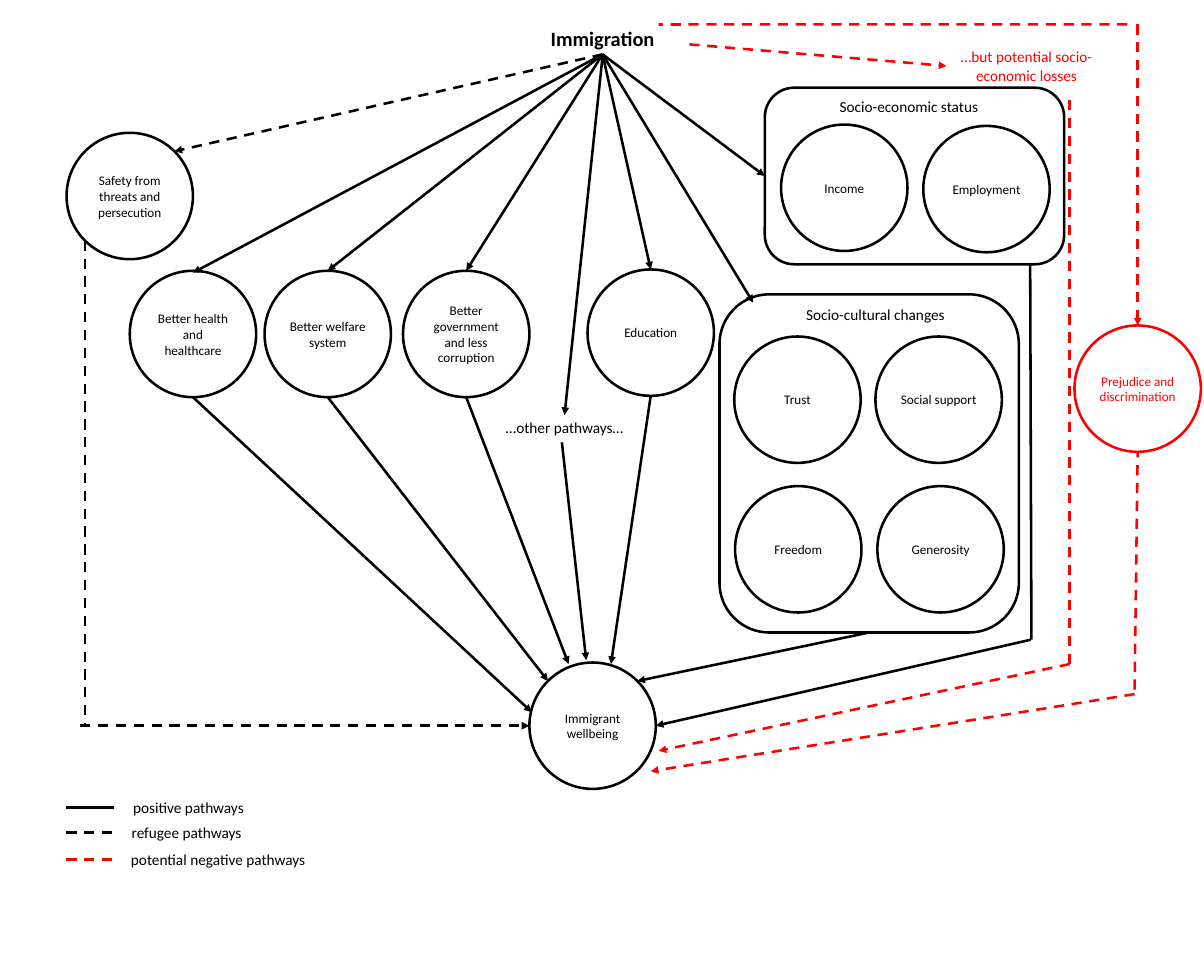
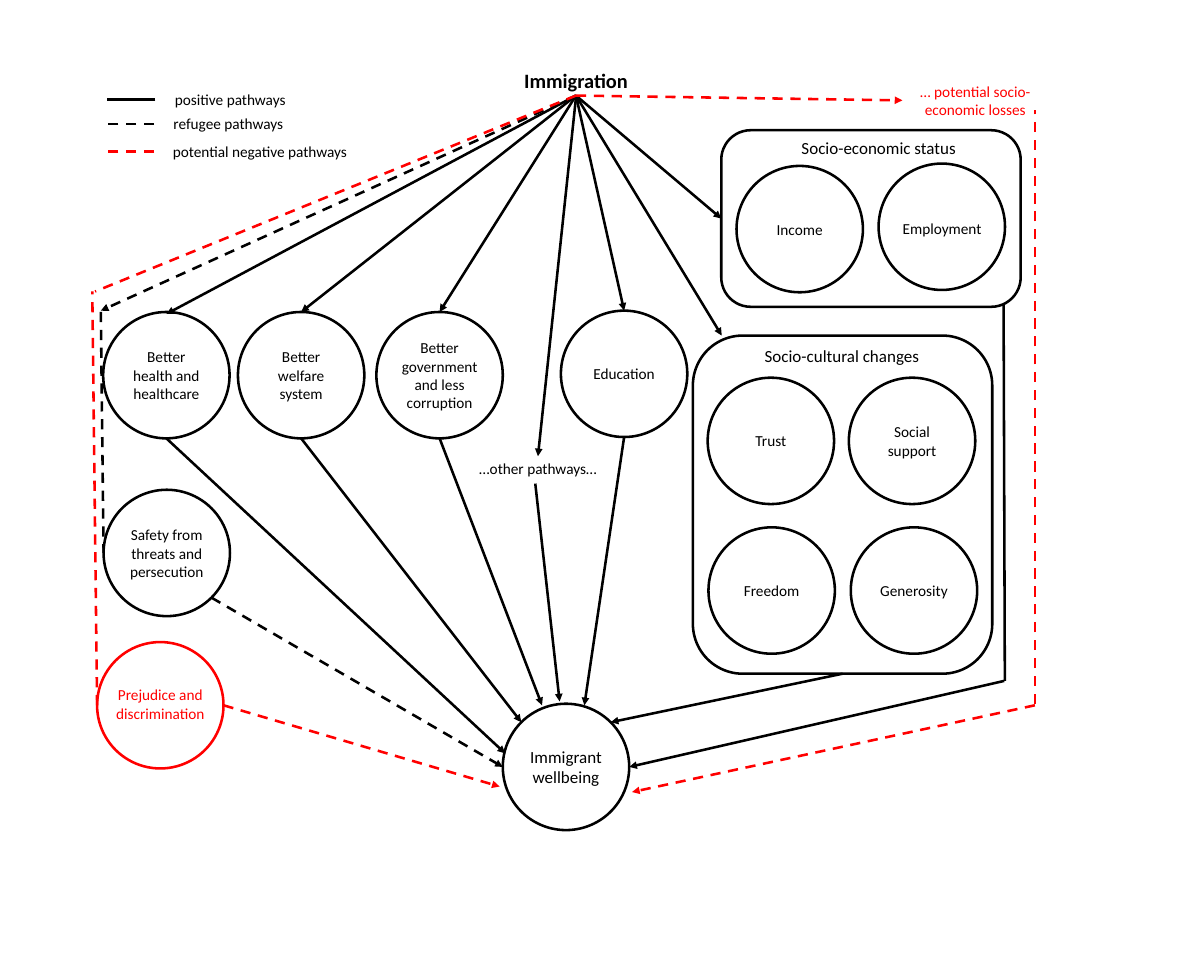
Before and after one commit to Happier-Lives-Institute/Shallow-Immigration-Report-For-FP, a slide deck: slide 3 of causalgraphs.pptx. Drawn at 1204x963 pixels with LibreOffice and Linux fonts; fonts in the diff are those of the drawing. Boxes give left, top, right and bottom in pixels: in the first picture for what was removed or moved away, otherwise in the second. Text is boxed around its words. In the diff, an @@ line names an element or a change of style, - is before the commit and + after.

```diff
--- a/causalgraphs.pptx
+++ b/causalgraphs.pptx
@@ arrow removed from (1137, 24) to (1137, 325) @@
@@ text at (925, 86, 1031, 115): text changed @@
-…but potential socio-economic losses
+… potential socio-economic losses
@@ line moved from (1127, 24) - (659, 24) to (576, 95) - (95, 292) @@
@@ arrow moved from (80, 726) - (530, 726) to (576, 95) - (101, 311) @@
@@ text "refugee pathways": place and size @@
-text "refugee pathways" at (132, 827, 242, 841)
+text "refugee pathways" at (173, 118, 283, 132)
@@ arrow moved from (602, 54) - (753, 303) to (576, 95) - (722, 336) @@
@@ arrow moved from (602, 54) - (765, 176) to (576, 95) - (721, 218) @@
@@ arrow moved from (689, 45) - (947, 66) to (576, 95) - (902, 100) @@
@@ line moved from (1069, 664) - (1069, 95) to (1035, 704) - (1035, 110) @@
@@ rounded rectangle: place and size @@
-rounded rectangle at (765, 87, 1065, 264)
+rounded rectangle at (721, 130, 1021, 307)
@@ text "Socio-economic status": place and size @@
-text "Socio-economic status" at (840, 101, 978, 112)
+text "Socio-economic status" at (801, 142, 955, 154)
@@ text "Socio-economic status" at (801, 142, 955, 154): size 18 to 20 pt @@
@@ 3 lines, 2 texts: place and size @@
-3 lines, 2 texts at (60, 802, 305, 868)
+3 lines, 2 texts at (102, 94, 347, 160)
@@ ellipse "Income": place and size @@
-ellipse "Income" at (781, 125, 907, 251)
+ellipse "Income" at (736, 166, 863, 292)
@@ ellipse added at (879, 164, 1005, 290), fill #FFFFFF, outline #000000 3 pt @@
@@ text "Employment": place and size @@
-text "Employment" at (923, 126, 1050, 253)
+text "Employment" at (903, 223, 982, 237)
@@ text "Employment" at (903, 223, 982, 237): size 15.5 to 18 pt; vertical alignment middle to top; fill #FFFFFF to none; outline #000000 3 pt to none @@
@@ line moved from (1134, 690) - (1137, 452) to (97, 705) - (92, 292) @@
@@ line moved from (85, 241) - (85, 726) to (101, 312) - (103, 553) @@
@@ text "Socio-cultural changes" at (765, 350, 919, 365): size 18 to 20 pt @@
@@ text "Socio-cultural changes": place and size @@
-text "Socio-cultural changes" at (806, 309, 944, 323)
+text "Socio-cultural changes" at (765, 350, 919, 365)
@@ size 15.5 to 18 pt in 10 elements at (103, 312, 230, 438), (561, 311, 687, 437), (238, 312, 364, 438), (376, 312, 503, 438), (708, 527, 835, 654), (851, 527, 977, 654), (849, 378, 975, 504), (707, 378, 834, 504), (736, 166, 863, 292), (103, 490, 230, 616) @@
@@ ellipse "Safety from threats and persecution": place and size @@
-ellipse "Safety from threats and persecution" at (67, 133, 193, 259)
+ellipse "Safety from threats and persecution" at (103, 490, 230, 616)
@@ 12 arrows, 9 ellipses, 2 texts, 1 rounded rectangle, 1 line: place and size @@
-12 arrows, 9 ellipses, 2 texts, 1 rounded rectangle, 1 line at (130, 31, 1031, 789)
+12 arrows, 9 ellipses, 2 texts, 1 rounded rectangle, 1 line at (103, 73, 1005, 830)
@@ arrow moved from (602, 54) - (174, 151) to (212, 597) - (503, 767) @@
@@ ellipse added at (97, 642, 224, 769), fill #FFFFFF, outline #FF0000 3 pt @@
@@ text "Prejudice and discrimination": place and size @@
-text "Prejudice and discrimination" at (1074, 325, 1201, 452)
+text "Prejudice and discrimination" at (116, 689, 204, 719)
@@ text "Prejudice and discrimination" at (116, 689, 204, 719): size 15.5 to 18 pt; vertical alignment middle to top; fill #FFFFFF to none; outline #FF0000 3 pt to none @@
@@ arrow moved from (1134, 694) - (651, 771) to (223, 705) - (500, 786) @@
@@ ellipse "Immigrant wellbeing" at (503, 704, 629, 830): size 15.5 to 20 pt @@
@@ arrow moved from (1069, 664) - (659, 751) to (1035, 705) - (632, 792) @@
```
Also in this commit, not shown: 5 other files.
